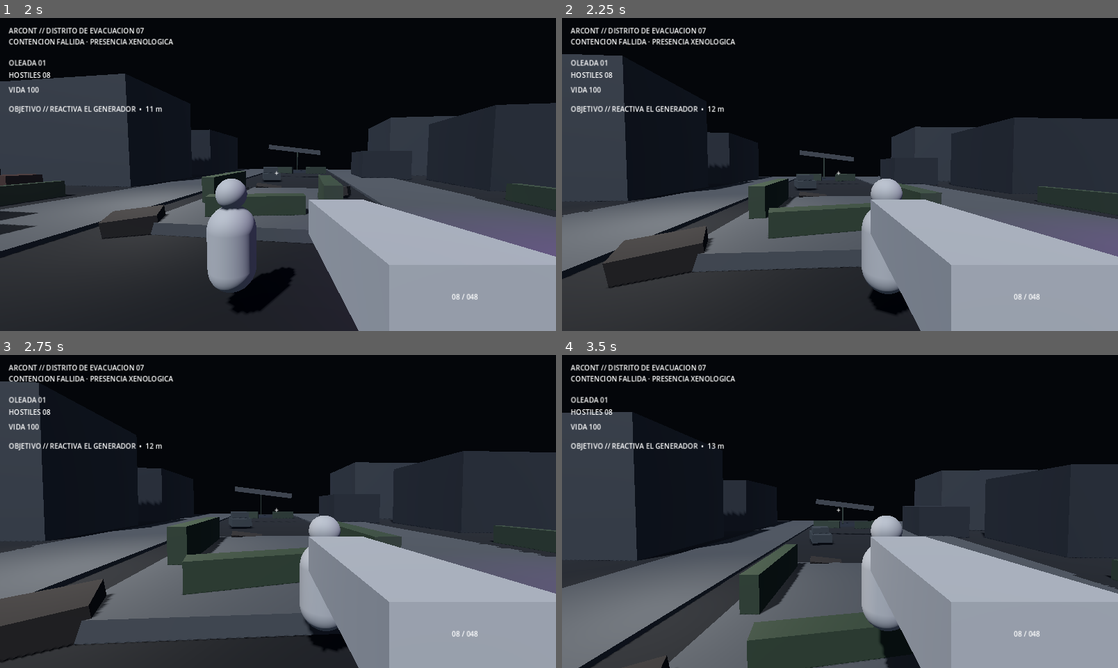
Above: before the commit, frames 1-4 (two rows, left to right).
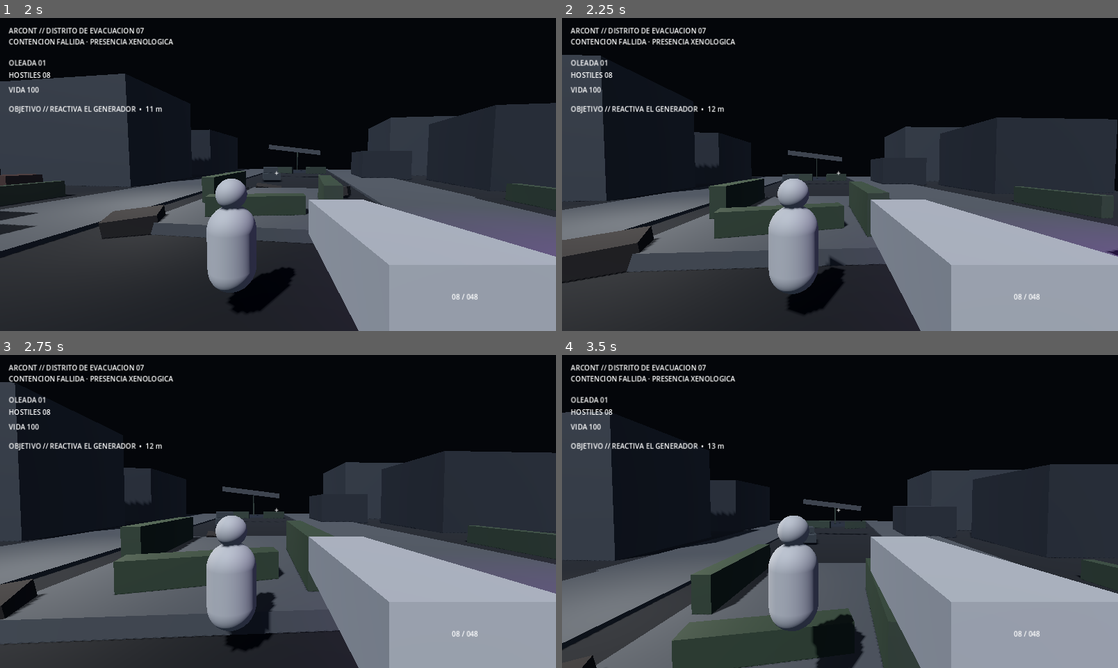
Above: after the commit, the same moments.

Repository: heliossamuelhernandezreyes/Arcont
Game: Godot game, scene res://scenes/main.tscn
Two runs of this game, one before a commit and one after it. Both use one fixed random seed, a clock stepped at 60 frames per second and the inputs below.
Inputs (mouse positions are in pixels of both pictures, inside the frame that each line leads up to):
- Up to frame 1 (2 s): tap Enter at 0.5 s; move the mouse to (305, 174) at 0.52 s; hold Shift (sprint) 0.53-1.28 s; hold W (move_forward) from 0.53 s (still down); click (305, 174) at 0.67 s; tap Space (jump) at 0.77, 1.52 s; move the mouse to (250, 174) at 1.27 s; tap C at 1.35 s
- Up to frame 2 (2.25 s): keep holding W (move_forward); move the mouse to (851, 168) at 2.02 s; tap Q at 2.1 s
- Up to frame 3 (2.75 s): keep holding W (move_forward)
- Up to frame 4 (3.5 s): keep holding W (move_forward); move the mouse to (834, 517) at 2.77 s; tap Shift (sprint) at 2.85 s; click (834, 517) at 2.92 s; tap Space (jump) at 3.02 s

Frame 1 is identical in both runs. In frame 2, 15% of the frame differs, in the area x 0-100%, y 11-95%; in frame 3, 18%; in frame 4, 18%, in the area x 0-100%, y 18-100%.
Error before the commit: Invalid access to property or key 'position' on a base object of type 'null instance'. (res://scripts/combat_feedback.gd:26)
Error after the commit: Invalid access to property or key 'ammo_changed' on a base object of type 'null instance'. (res://scripts/main.gd:35)

Commit message:
fix: bind combat feedback to third-person camera rig

Diff:
--- a/scripts/combat_feedback.gd
+++ b/scripts/combat_feedback.gd
@@ -7,10 +7,10 @@
 @export var shake_decay := 10.0
 @export var mobile_effect_scale := 0.65
 
-@onready var camera: Camera3D = $"../Player/Head/Camera3D"
-@onready var gun: MeshInstance3D = $"../Player/Head/Camera3D/Gun"
+@onready var camera: Camera3D = $"../Player/CameraRig/Camera3D"
+@onready var gun: MeshInstance3D = $"../Player/CameraRig/Camera3D/Gun"
 @onready var hitmarker: Label = $"../HUD/HitMarker"
-@onready var muzzle: OmniLight3D = $"../Player/Head/Camera3D/MuzzleFlash"
+@onready var muzzle: OmniLight3D = $"../Player/CameraRig/Camera3D/MuzzleFlash"
 
 var hitmarker_timer := 0.0
 var muzzle_timer := 0.0
@@ -52,15 +52,12 @@
 	hitmarker_timer = hitmarker_time
 	hitmarker.visible = true
 	shake_strength = maxf(shake_strength, 0.28 * visual_scale)
-	if organic:
-		_spawn_blood(hit_point, hit_normal)
-	else:
-		_spawn_impact_decal(hit_point, hit_normal)
+	if organic: _spawn_blood(hit_point, hit_normal)
+	else: _spawn_impact_decal(hit_point, hit_normal)
 
 func _spawn_blood(hit_point: Vector3, hit_normal: Vector3) -> void:
 	var root := get_tree().current_scene
-	if root == null:
-		return
+	if root == null: return
 	var puff := MeshInstance3D.new()
 	var sphere := SphereMesh.new()
 	sphere.radius = 0.08 * visual_scale
@@ -79,8 +76,7 @@
 
 func _spawn_impact_decal(hit_point: Vector3, hit_normal: Vector3) -> void:
 	var root := get_tree().current_scene
-	if root == null:
-		return
+	if root == null: return
 	var mark := MeshInstance3D.new()
 	var quad := QuadMesh.new()
 	quad.size = Vector2(0.10, 0.10) * visual_scale
@@ -91,8 +87,7 @@
 	mark.material_override = mat
 	root.add_child(mark)
 	mark.global_position = hit_point + hit_normal * 0.012
-	if absf(hit_normal.dot(Vector3.UP)) < 0.99:
-		mark.look_at(hit_point + hit_normal, Vector3.UP)
+	if absf(hit_normal.dot(Vector3.UP)) < 0.99: mark.look_at(hit_point + hit_normal, Vector3.UP)
 	root.get_tree().create_timer(decal_lifetime).timeout.connect(mark.queue_free)
 
 func _setup_placeholder_audio() -> void:
@@ -106,16 +101,12 @@
 	audio_player.play()
 
 func _play_placeholder_shot() -> void:
-	if audio_player == null or not audio_player.playing:
-		return
+	if audio_player == null or not audio_player.playing: return
 	var playback := audio_player.get_stream_playback() as AudioStreamGeneratorPlayback
-	if playback == null:
-		return
+	if playback == null: return
 	var frames := 1500
 	for i in frames:
 		var t := float(i) / audio_generator.mix_rate
 		var env := exp(-34.0 * t)
-		var low := sin(TAU * 82.0 * t) * 0.55
-		var crack := randf_range(-1.0, 1.0) * 0.45
-		var sample := clampf((low + crack) * env, -1.0, 1.0)
+		var sample := clampf((sin(TAU * 82.0 * t) * 0.55 + randf_range(-1.0, 1.0) * 0.45) * env, -1.0, 1.0)
 		playback.push_frame(Vector2(sample, sample))
